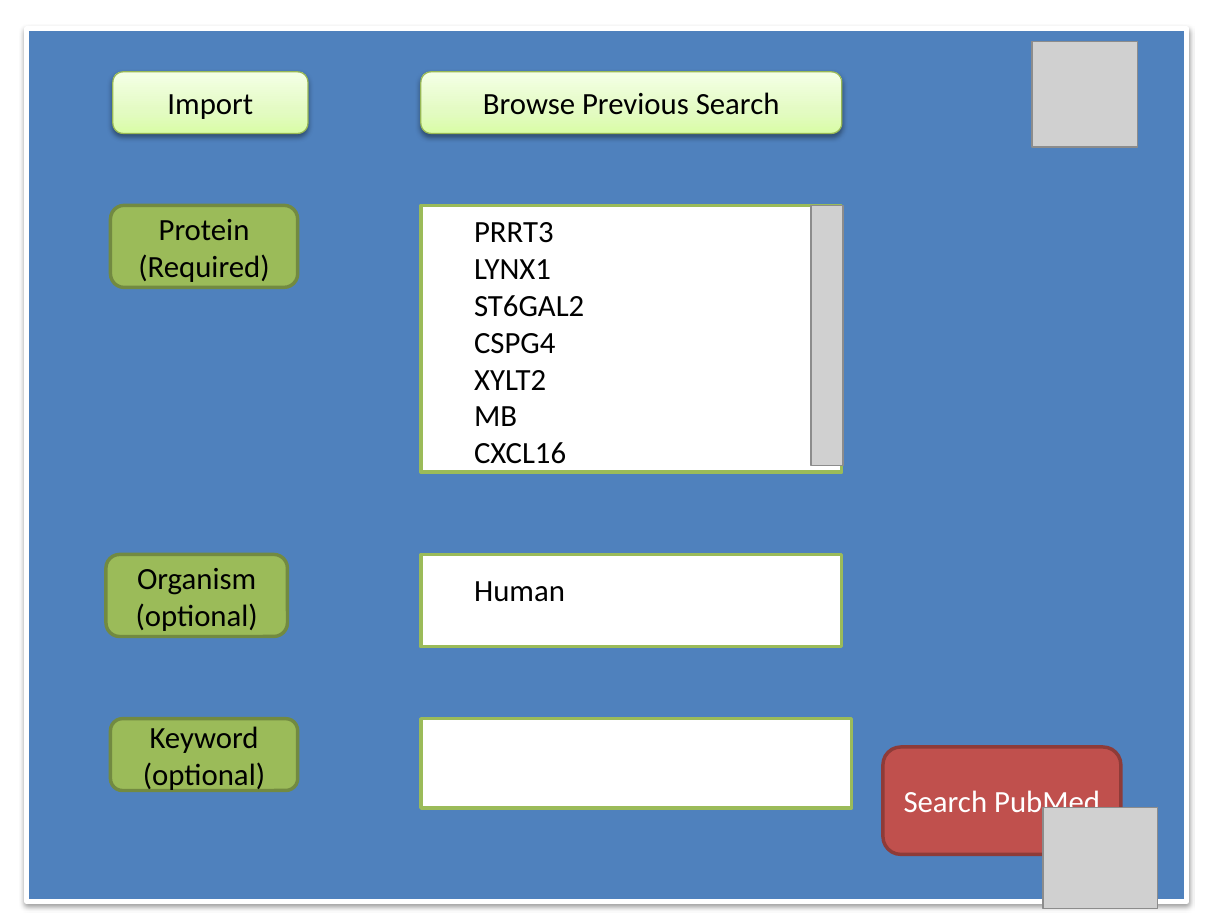
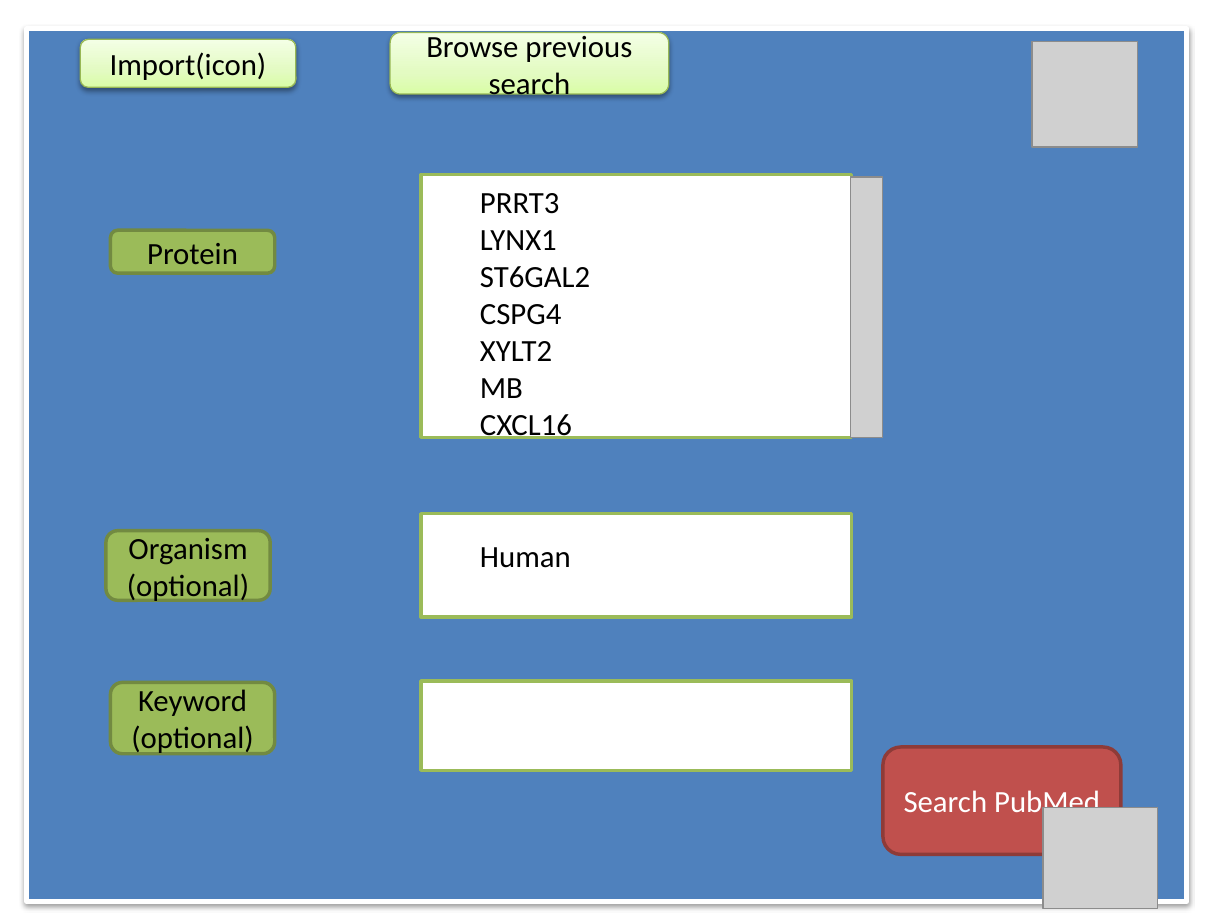
Before and after one commit to bluewood/HighThroughputDataRetrieval, a slide deck: slide 11 of Documents/GUI.pptx. Drawn at 1232x924 pixels with LibreOffice and Linux fonts; fonts in the diff are those of the drawing; grey boxes stand for pictures. Boxes give left, top, right and bottom in pixels: in the first picture for what was removed or moved away, otherwise in the second. Text is boxed around its words. In the diff, an @@ line names an element or a change of style, - is before the commit and + after.

```diff
--- a/Documents/GUI.pptx
+++ b/Documents/GUI.pptx
@@ rounded rectangle "Import(icon)" resized from (x1=113, y1=71, x2=308, y2=133) to (x1=80, y1=39, x2=296, y2=87) @@
@@ text in rounded rectangle at (x1=110, y1=52, x2=267, y2=80): text changed @@
-Import
+Import(icon)
@@ rounded rectangle "Browse previous search" resized from (x1=421, y1=71, x2=843, y2=133) to (x1=391, y1=32, x2=669, y2=94) @@
@@ text in rounded rectangle at (x1=426, y1=31, x2=632, y2=102): text changed @@
-Browse Previous Search
+Browse previous search
@@ rectangle resized from (x1=421, y1=206, x2=843, y2=473) to (x1=421, y1=175, x2=851, y2=437) @@
@@ text "PRRT3" moved from (x1=474, y1=222, x2=584, y2=472) to (x1=480, y1=193, x2=590, y2=443) @@
@@ picture moved from (x1=811, y1=206, x2=843, y2=466) to (x1=851, y1=177, x2=883, y2=437) @@
@@ rounded rectangle "Protein" resized from (x1=111, y1=206, x2=298, y2=288) to (x1=111, y1=230, x2=275, y2=274) @@
@@ text in rounded rectangle at (x1=138, y1=254, x2=269, y2=282): paragraph removed @@
-(Required)
@@ rounded rectangle "Organism" resized from (x1=106, y1=554, x2=287, y2=637) to (x1=106, y1=531, x2=270, y2=601) @@
@@ rectangle resized from (x1=421, y1=554, x2=843, y2=647) to (x1=421, y1=514, x2=851, y2=617) @@
@@ text "Human" moved from (x1=474, y1=581, x2=565, y2=602) to (x1=480, y1=547, x2=571, y2=568) @@
@@ rounded rectangle "Keyword" resized from (x1=111, y1=718, x2=298, y2=790) to (x1=111, y1=683, x2=275, y2=754) @@
@@ rectangle moved from (x1=421, y1=718, x2=851, y2=808) to (x1=421, y1=681, x2=851, y2=771) @@
```
Also in this commit, not shown: 3 other slides changed, 50 other files.
